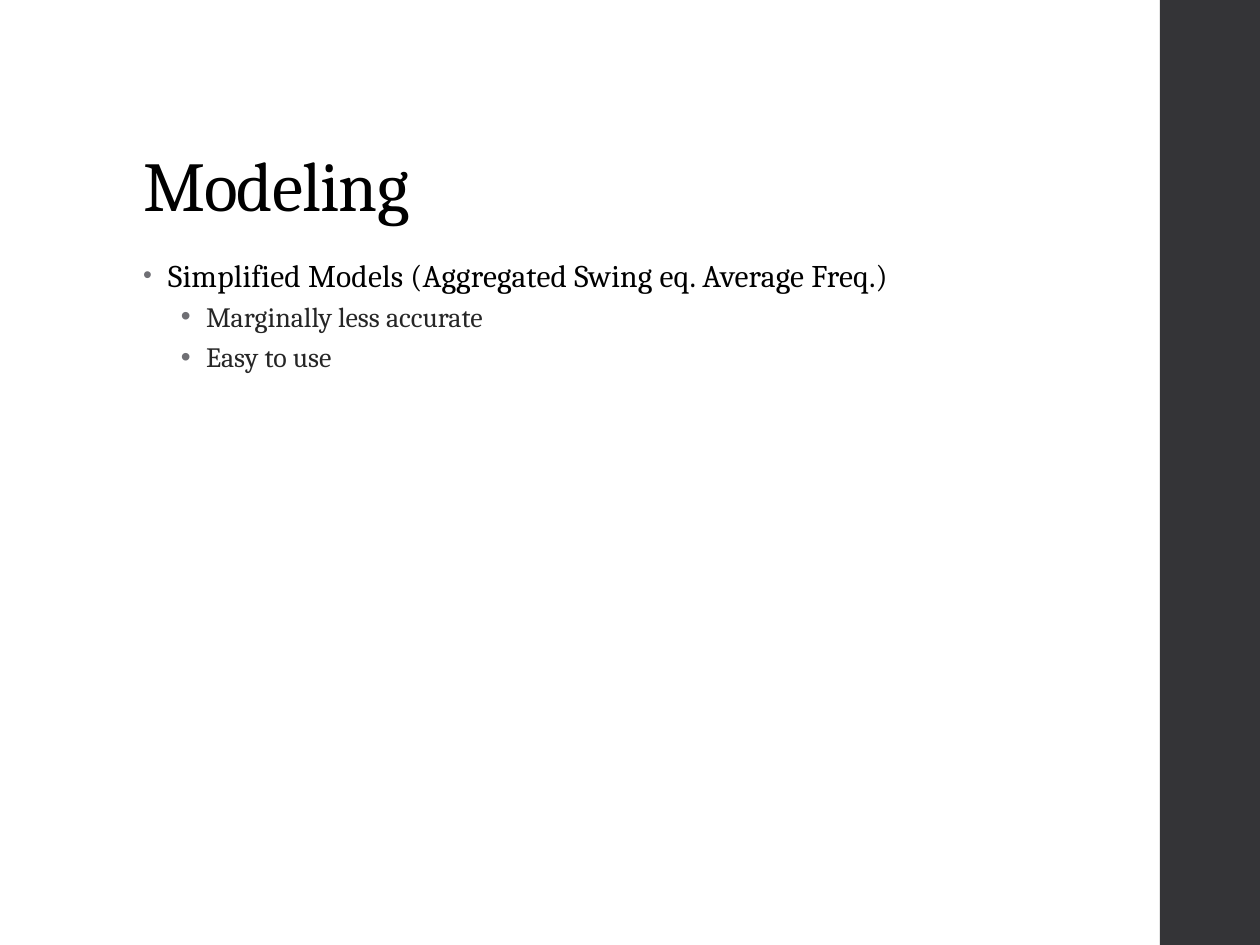
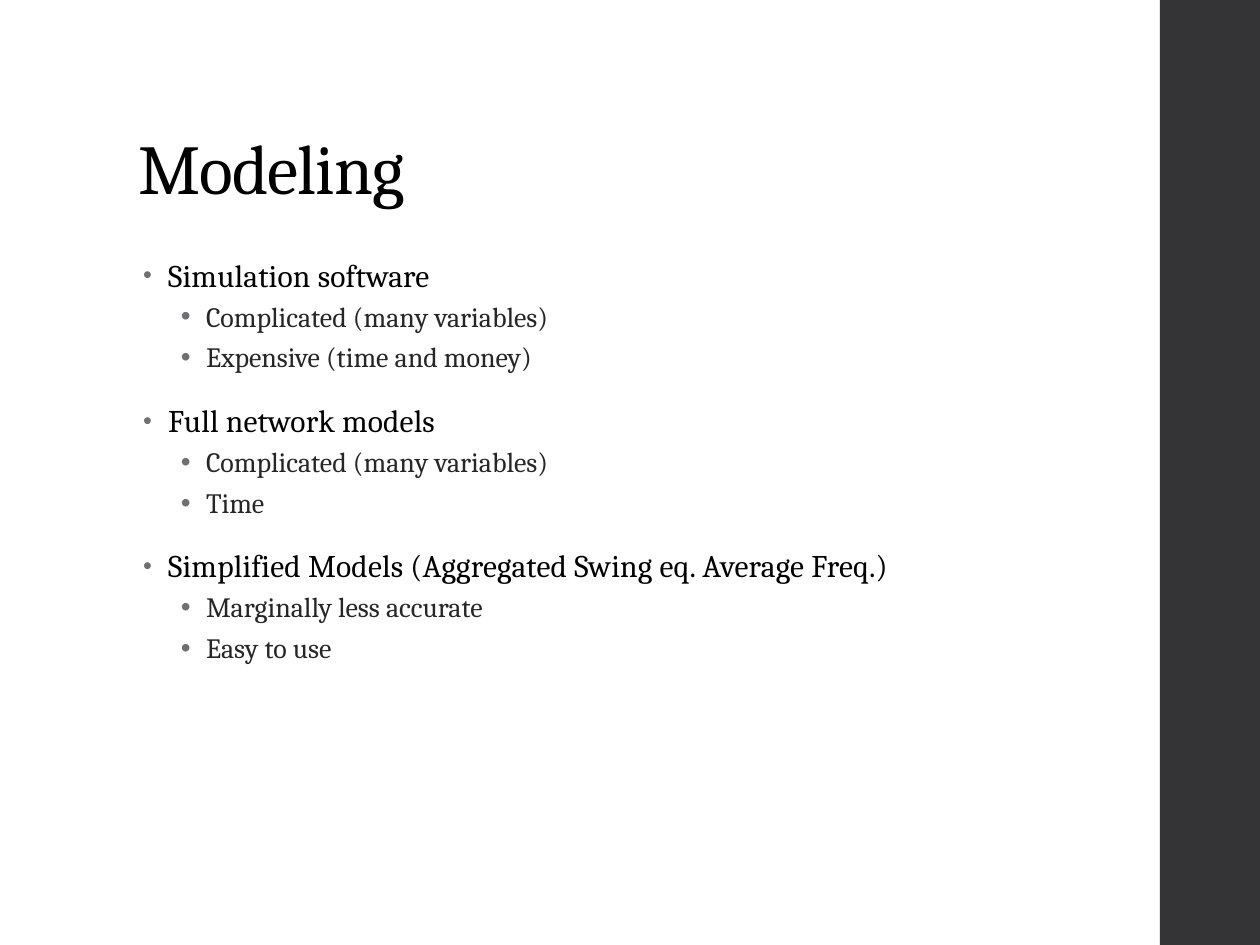
Before and after one commit to mswan96/SUPERB, a slide deck: slide 5 of Literature Review.pptx (slide 8 before the commit). Drawn at 1260x945 pixels with LibreOffice and Linux fonts; fonts in the diff are those of the drawing. Boxes give left, top, right and bottom in pixels: in the first picture for what was removed or moved away, otherwise in the second. Text is boxed around its words. In the diff, an @@ line names an element or a change of style, - is before the commit and + after.

```diff
--- a/Literature Review.pptx
+++ b/Literature Review.pptx
@@ title "Modeling": place and size @@
-title "Modeling" at [143,162,409,226]
+title "Modeling" at [139,145,405,209]
@@ text at [168,264,549,513]: paragraphs added @@
+• Simulation software
+  • Complicated (many variables)
+  • Expensive (time and money)
+• Full network models
+  • Complicated (many variables)
+  • Time
```
Also in this commit, not shown: 12 other slides changed, 6 slides removed, 1 other file.
